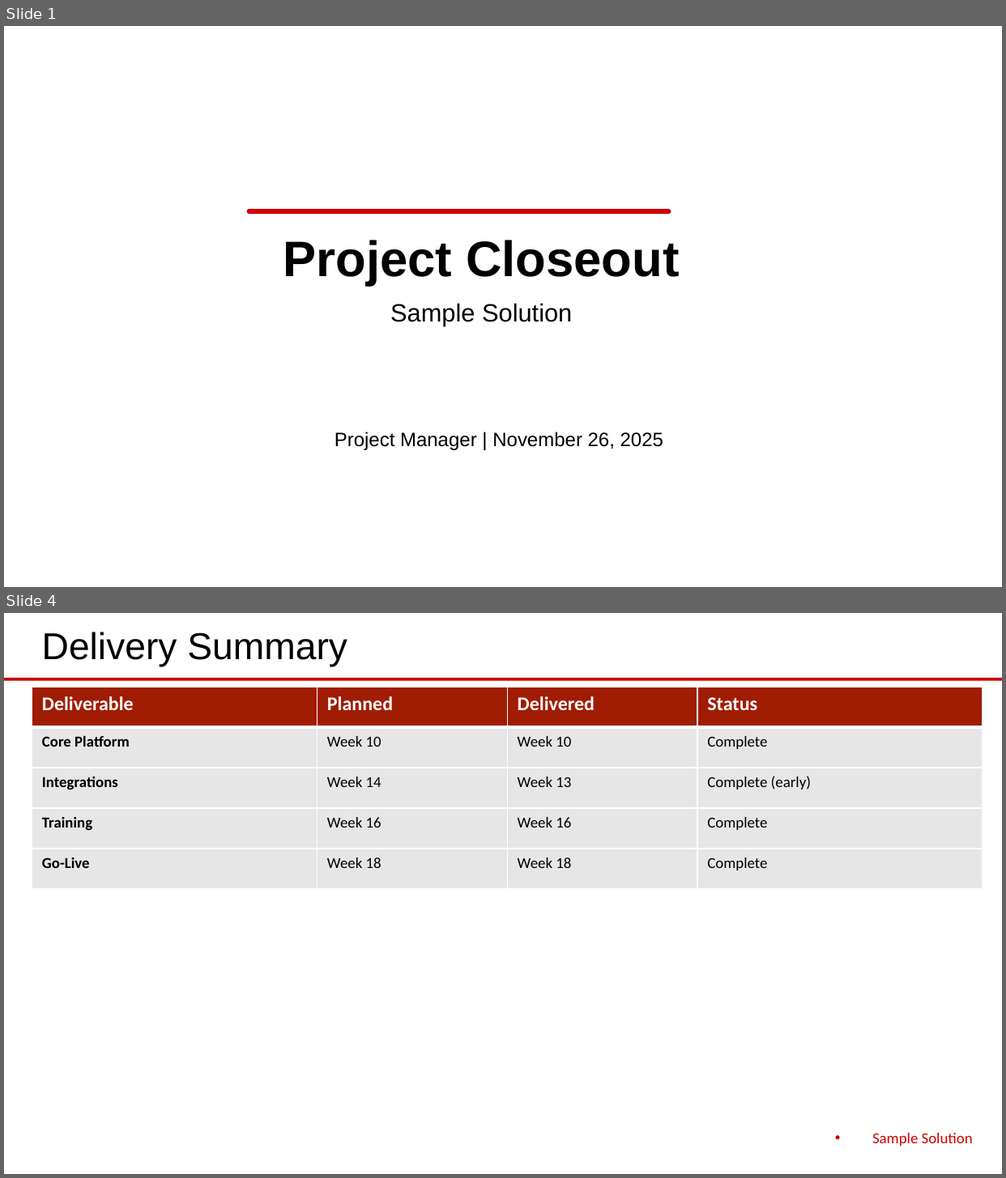
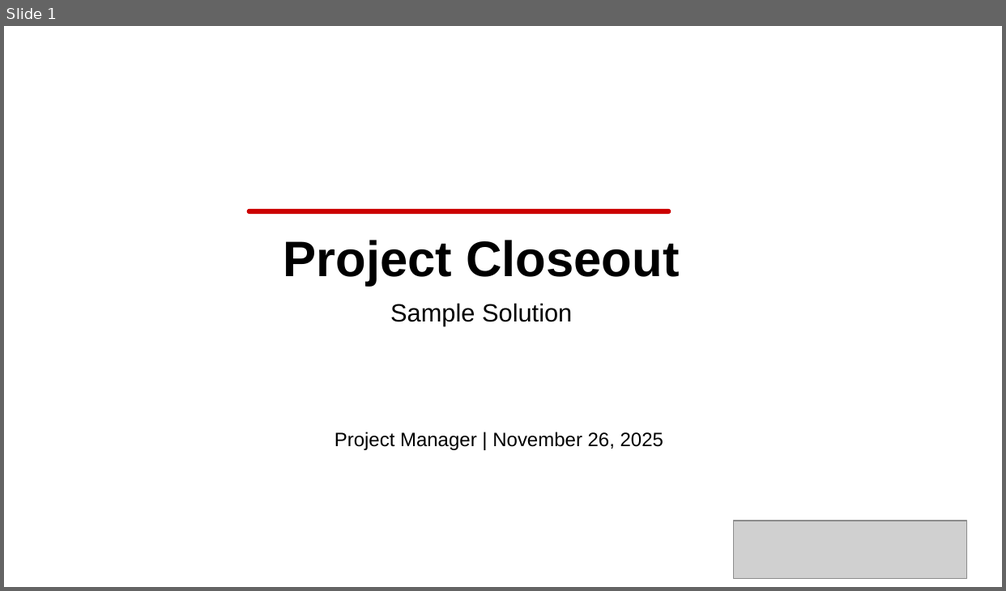
Before and after one commit to eoframework/solutions, a slide deck: solution-template/sample-provider/sample-category/sample-solution/delivery/closeout-presentation.pptx. Shown one above the other, each under a label of ours: slides 1 and 4 before the commit, slide 1 after it; the slides between them are not shown. The pictures are 1006x1178 and 1006x591 pixels, drawn with LibreOffice and Linux fonts; fonts in the diff are those of the drawing; grey boxes stand for pictures; background and template pictures are left out. Boxes give left, top, right and bottom in pixels: in the first picture for what was removed or moved away, otherwise in the second. Text is boxed around its words. In the diff, an @@ line names an element or a change of style, - is before the commit and + after.

```diff
--- a/solution-template/sample-provider/sample-category/sample-solution/delivery/closeout-presentation.pptx
+++ b/solution-template/sample-provider/sample-category/sample-solution/delivery/closeout-presentation.pptx
@@ slide 4 removed at [4, 613, 1002, 1174], background #FFFFFF @@
@@ text removed at [42, 632, 347, 667] @@
-Delivery Summary
@@ line removed from (4, 679) to (1002, 679) @@
@@ table removed at [32, 687, 984, 889], 5 rows, 4 columns @@
-Deliverable | Planned | Delivered | Status
-Core Platform | Week 10 | Week 10 | Complete
-Integrations | Week 14 | Week 13 | Complete (early)
-Training | Week 16 | Week 16 | Complete
-Go-Live | Week 18 | Week 18 | Complete
@@ text removed at [872, 1133, 973, 1146] @@
-• Sample Solution
@@ slide 1 changed as well @@
@@ picture added at [734, 521, 967, 579] @@
```
Also in this commit, not shown: 5 other slides changed, 4 slides added, 4 other slides removed, 1 other file.
